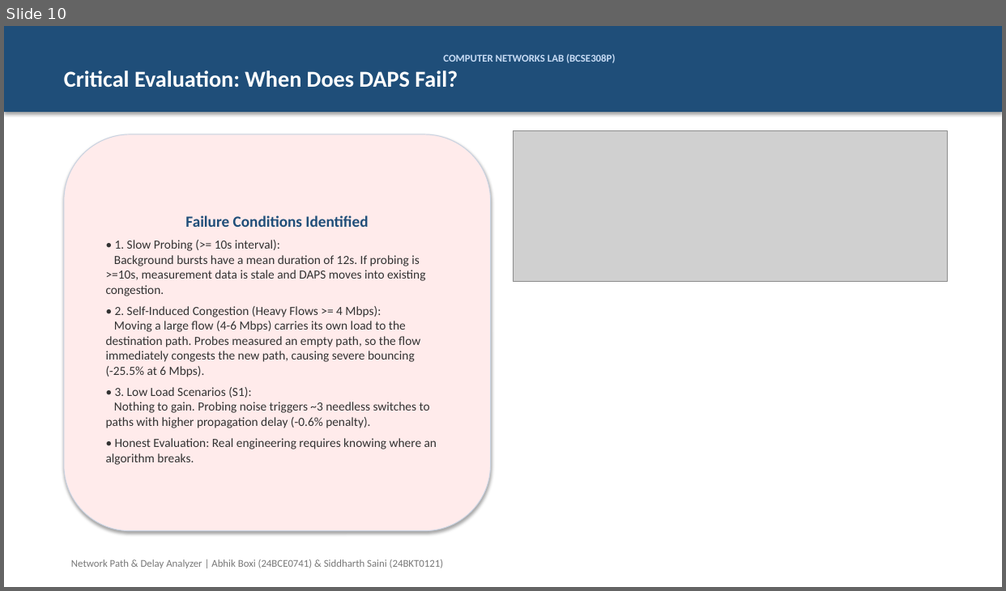
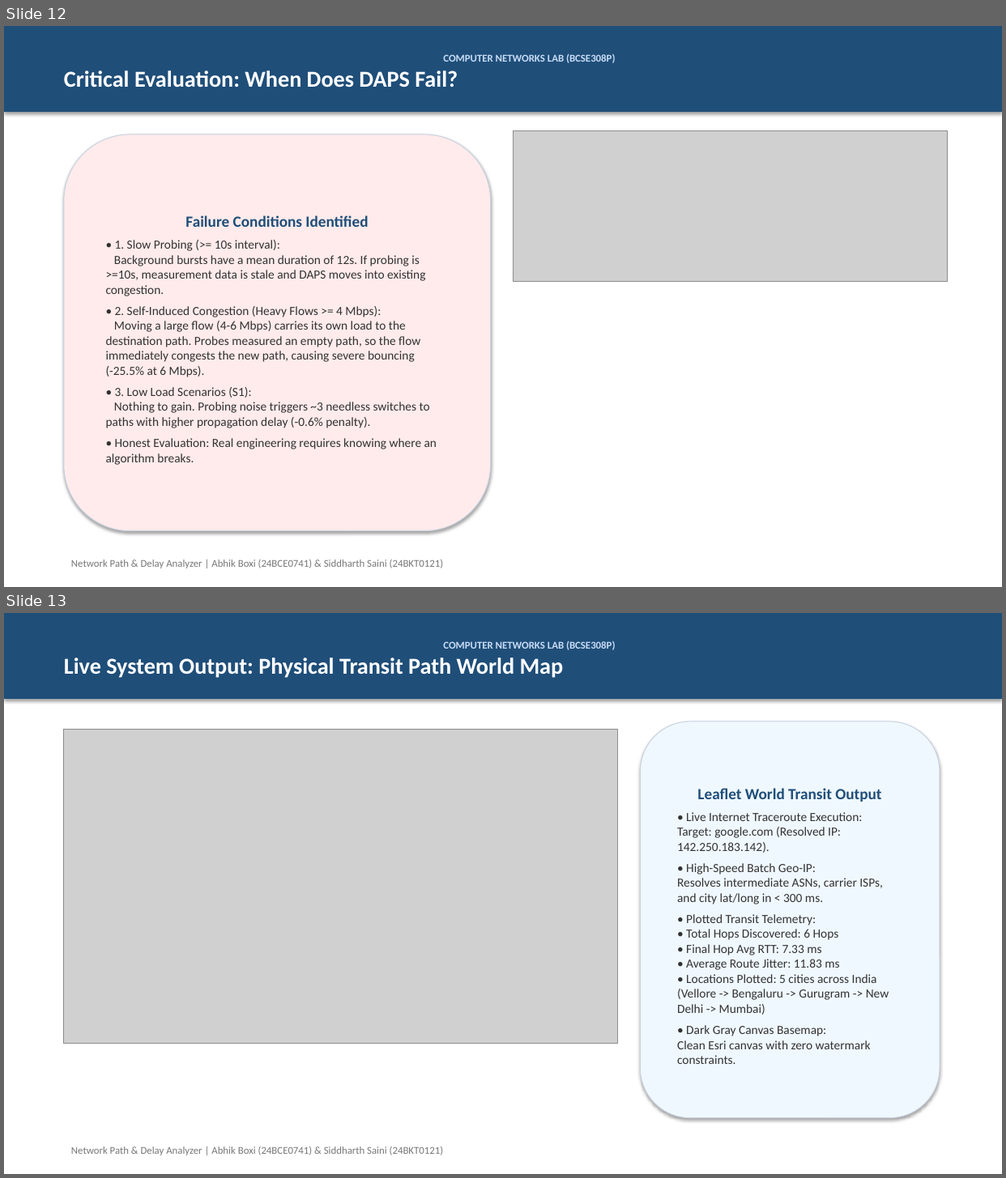
Before and after one commit to Someone1701/Network-Path-and-Delay-Analyzer, a slide deck: Network_Path_and_Delay_Analyzer_Presentation.pptx. Shown one above the other, each under a label of ours: slide 10 before the commit, slides 12 and 13 after it. The pictures are 1006x591 and 1006x1178 pixels, drawn with LibreOffice and Linux fonts; fonts in the diff are those of the drawing; grey boxes stand for pictures. Boxes give left, top, right and bottom in pixels: in the first picture for what was removed or moved away, otherwise in the second. Text is boxed around its words. In the diff, an @@ line names an element or a change of style, - is before the commit and + after.

Commit message:
Embed all 4 live output images into PowerPoint presentation and update presentation markdown

```diff
--- a/Network_Path_and_Delay_Analyzer_Presentation.pptx
+++ b/Network_Path_and_Delay_Analyzer_Presentation.pptx
@@ slide 13 added at (4,613,1002,1174), background #FFFFFF @@
@@ rectangle added at (4,613,1002,699), fill #1F4E79, 22 pt, text #FFFFFF, bold @@
+COMPUTER NETWORKS LAB (BCSE308P)
+Live System Output: Physical Transit Path World Map
@@ picture added at (64,729,618,1043) @@
@@ rounded rectangle added at (641,722,940,1118), fill #F0F8FF, outline #C8D2E1 0.75 pt, 12 pt, text #323232 @@
+Leaflet World Transit Output
+• Live Internet Traceroute Execution:
+Target: google.com (Resolved IP: 142.250.183.142).
+• High-Speed Batch Geo-IP:
+Resolves intermediate ASNs, carrier ISPs, and city lat/long in < 300 ms.
+• Plotted Transit Telemetry:
+• Total Hops Discovered: 6 Hops
+• Final Hop Avg RTT: 7.33 ms
+• Average Route Jitter: 11.83 ms
+• Locations Plotted: 5 cities across India (Vellore -> Bengaluru -> Gurugram -> New Delhi -> Mumbai)
+• Dark Gray Canvas Basemap:
+Clean Esri canvas with zero watermark constraints.
@@ text added at (71,1147,444,1156), 10 pt, text #787878 @@
+Network Path & Delay Analyzer | Abhik Boxi (24BCE0741) & Siddharth Saini (24BKT0121)
@@ what was slide 10 is now slide 12 @@
```
Also in this commit, not shown: 1 slide changed, 3 other slides added, 1 slide removed, 5 other files.
